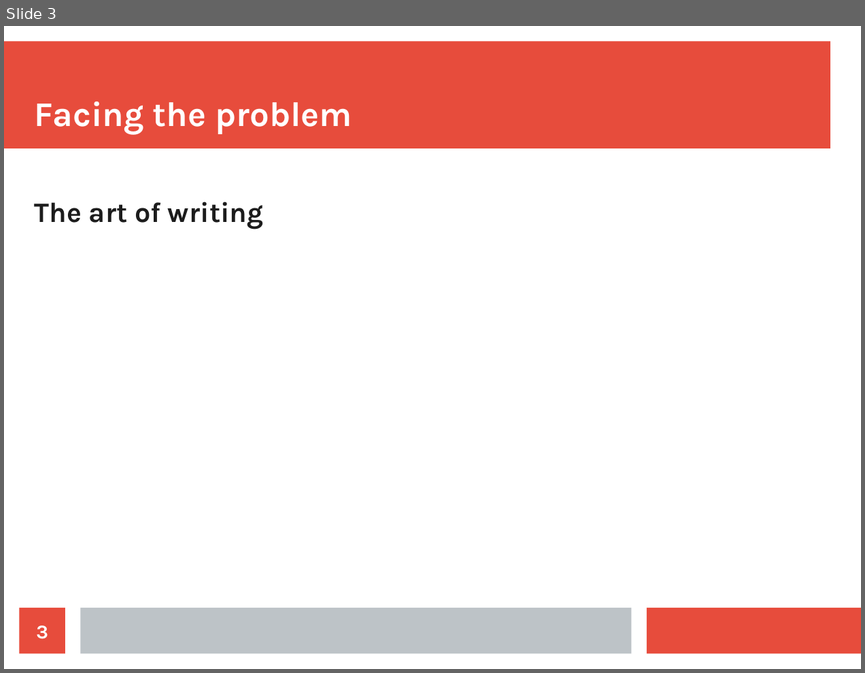
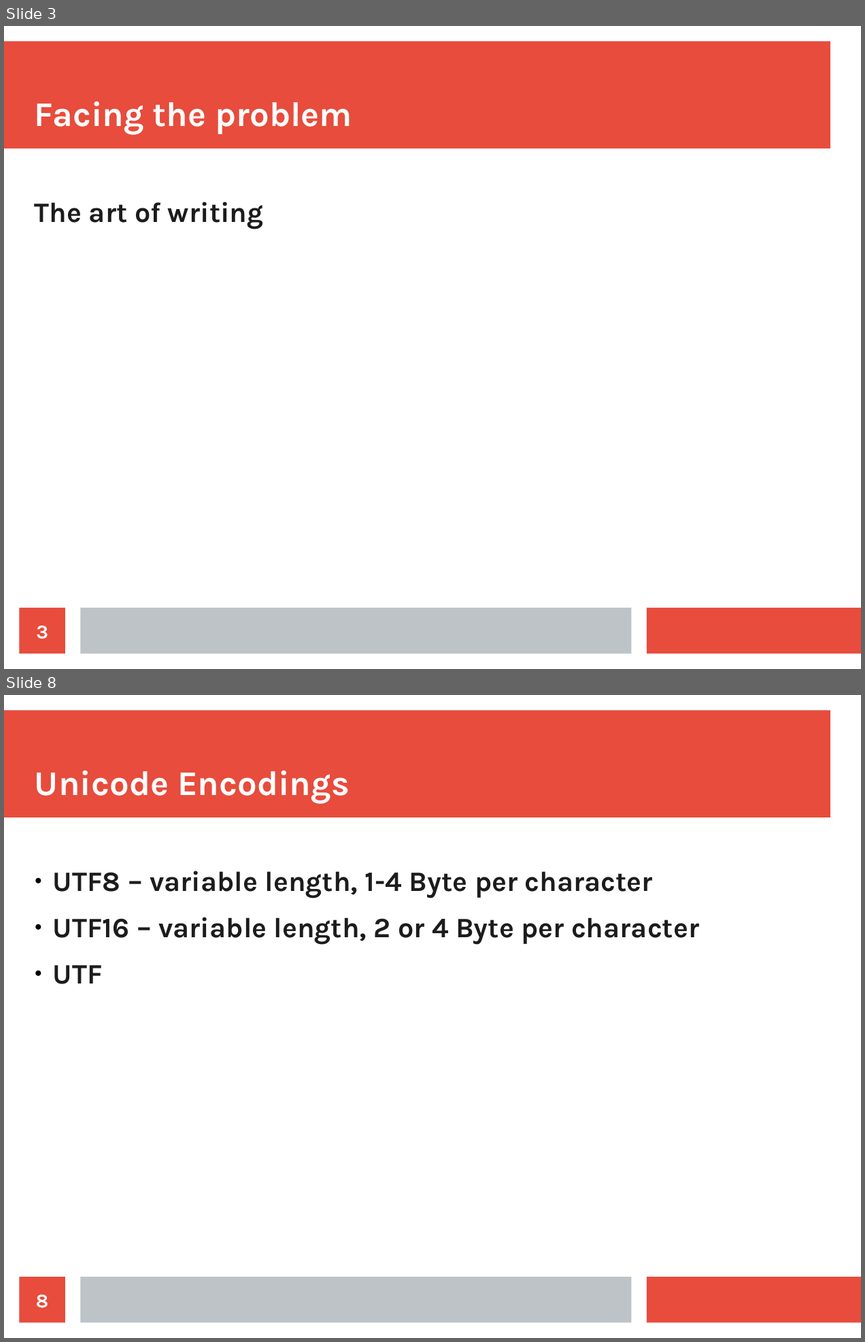
Before and after one commit to CPPUserGroups/Germany-Hamburg, a slide deck: unicode/slides.odp. Shown one above the other, each under a label of ours: slide 3 before the commit, slides 3 and 8 after it; the slides between them are not shown. The pictures are 865x673 and 865x1342 pixels, drawn with LibreOffice and Linux fonts; fonts in the diff are those of the drawing. Boxes give left, top, right and bottom in pixels: in the first picture for what was removed or moved away, otherwise in the second. Text is boxed around its words. In the diff, an @@ line names an element or a change of style, - is before the commit and + after.

```diff
--- a/unicode/slides.odp
+++ b/unicode/slides.odp
@@ slide 8 added at (x1=4, y1=695, x2=861, y2=1338), background #FFFFFF; not listed: 3 template elements that a slide beside it also shows @@
@@ title added at (x1=35, y1=770, x2=349, y2=803), 32 pt, text #FFFFFF, bold @@
+Unicode Encodings
@@ text added at (x1=53, y1=870, x2=699, y2=984), 26 pt, text #1C1C1C, bold @@
+● UTF8 – variable length, 1-4 Byte per character
+● UTF16 – variable length, 2 or 4 Byte per character
+● UTF
@@ page number added at (x1=20, y1=1276, x2=65, y2=1323), fill #E74C3C, 18 pt, text #FFFFFF, bold @@
+8
```
Also in this commit, not shown: 4 other slides added, 6 other files.
